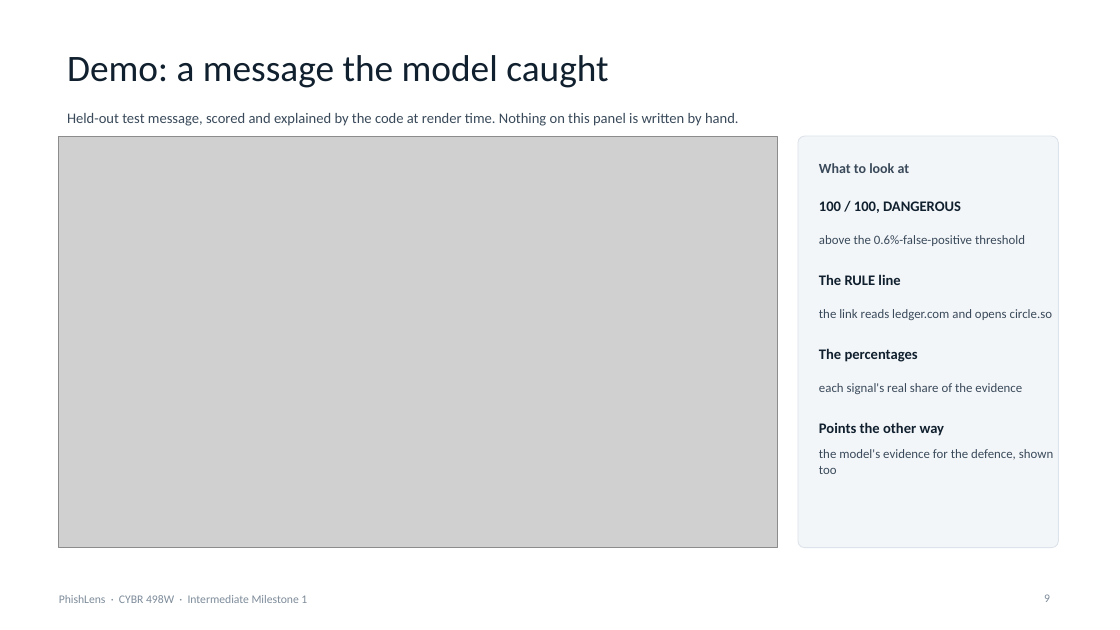
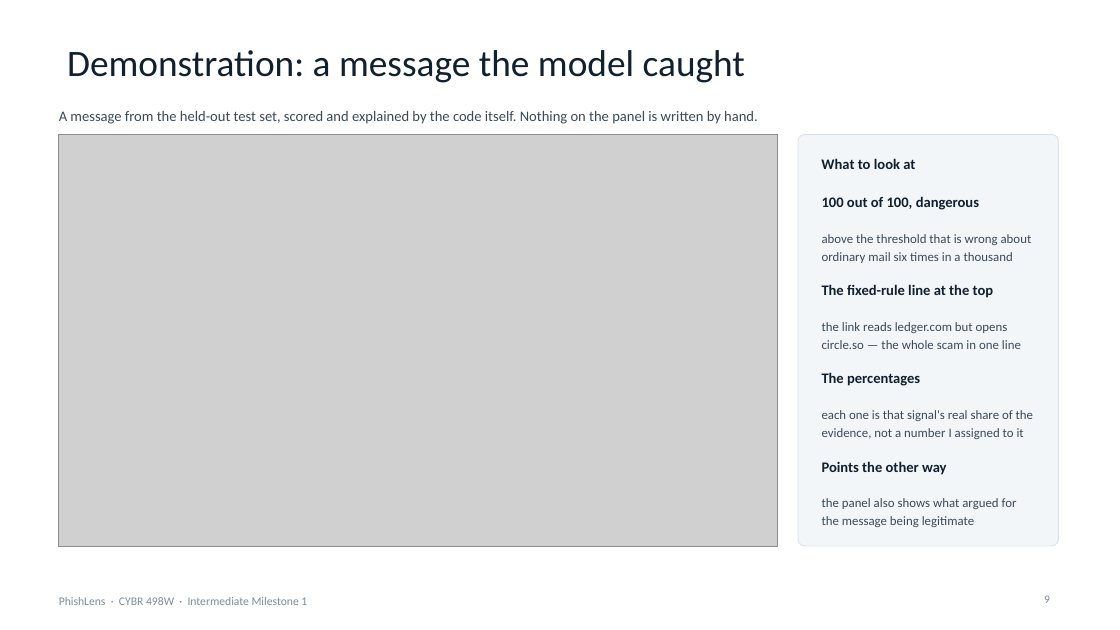
Before and after one commit to connorschell/PhishLens, a slide deck: slide 9 of 06_Deliverables/IM1_Presentation.pptx. Drawn at 1120x630 pixels with LibreOffice and Linux fonts; fonts in the diff are those of the drawing; grey boxes stand for pictures. Boxes give left, top, right and bottom in pixels: in the first picture for what was removed or moved away, otherwise in the second. Text is boxed around its words. In the diff, an @@ line names an element or a change of style, - is before the commit and + after.

```diff
--- a/06_Deliverables/IM1_Presentation.pptx
+++ b/06_Deliverables/IM1_Presentation.pptx
@@ text at (x1=67, y1=50, x2=745, y2=83): text changed @@
-Demo: a message the model caught
+Demonstration: a message the model caught
@@ text at (x1=59, y1=111, x2=758, y2=124): text changed @@
-Held-out test message, scored and explained by the code at render time. Nothing on this panel is written by hand.
+A message from the held-out test set, scored and explained by the code itself. Nothing on the panel is written by hand.
@@ text "What to look at" at (x1=821, y1=158, x2=915, y2=169): size 12 to 12.5 pt, text colour #3A4A5A to #11202E @@
@@ text at (x1=822, y1=196, x2=979, y2=210): text changed @@
-100 / 100, DANGEROUS
+100 out of 100, dangerous
@@ text at (x1=822, y1=234, x2=1032, y2=263): text changed @@
-above the 0.6%-false-positive threshold
+above the threshold that is wrong about ordinary mail six times in a thousand
@@ text at (x1=822, y1=284, x2=994, y2=298): text changed @@
-The RULE line
+The fixed-rule line at the top
@@ text at (x1=822, y1=322, x2=1021, y2=349): text changed @@
-the link reads ledger.com and opens circle.so
+the link reads ledger.com but opens circle.so — the whole scam in one line
@@ text "The percentages" moved from (x1=819, y1=348, x2=918, y2=362) to (x1=822, y1=372, x2=920, y2=386) @@
@@ text at (x1=822, y1=410, x2=1033, y2=439): text changed @@
-each signal's real share of the evidence
+each one is that signal's real share of the evidence, not a number I assigned to it
@@ text "Points the other way" moved from (x1=819, y1=422, x2=945, y2=436) to (x1=822, y1=461, x2=947, y2=475) @@
@@ text at (x1=822, y1=498, x2=1017, y2=527): text changed @@
-the model's evidence for the defence, shown too
+the panel also shows what argued for the message being legitimate
```
Also in this commit, not shown: 9 other slides changed, 1 slide added, 1 slide removed.
